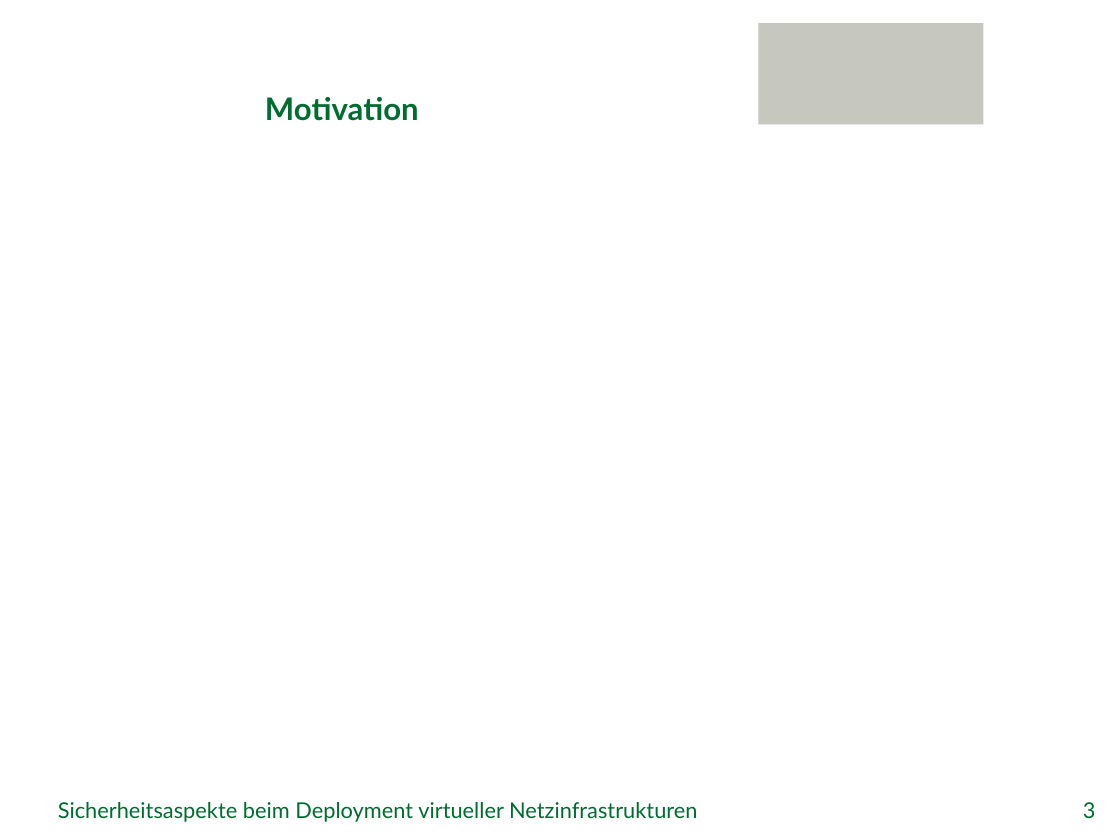
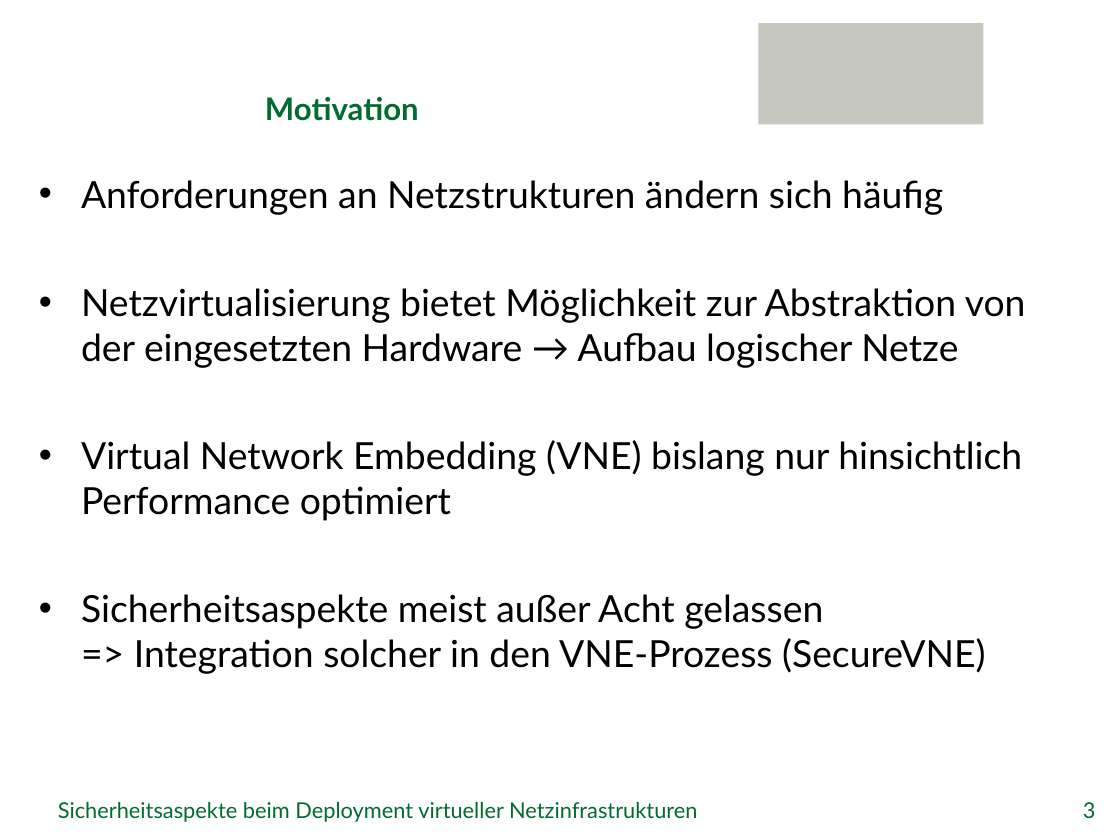
Before and after one commit to GeGroe/timvs, a slide deck: slide 3 of Referat/PowerPoint/TimvS_SVNE.pptx. Drawn at 1120x840 pixels with LibreOffice and Linux fonts; fonts in the diff are those of the drawing; background and template pictures are left out. Boxes give left, top, right and bottom in pixels: in the first picture for what was removed or moved away, otherwise in the second. Text is boxed around its words. In the diff, an @@ line names an element or a change of style, - is before the commit and + after.

```diff
--- a/Referat/PowerPoint/TimvS_SVNE.pptx
+++ b/Referat/PowerPoint/TimvS_SVNE.pptx
@@ text added at box(81, 180, 1026, 674), 24 pt, text #000000 @@
+• Anforderungen an Netzstrukturen ändern sich häufig
+• Netzvirtualisierung bietet Möglichkeit zur Abstraktion von der eingesetzten Hardware → Aufbau logischer Netze
+• Virtual Network Embedding (VNE) bislang nur hinsichtlich Performance optimiert
+• Sicherheitsaspekte meist außer Acht gelassen
+  => Integration solcher in den VNE-Prozess (SecureVNE)
```
Also in this commit, not shown: 2 other files.
